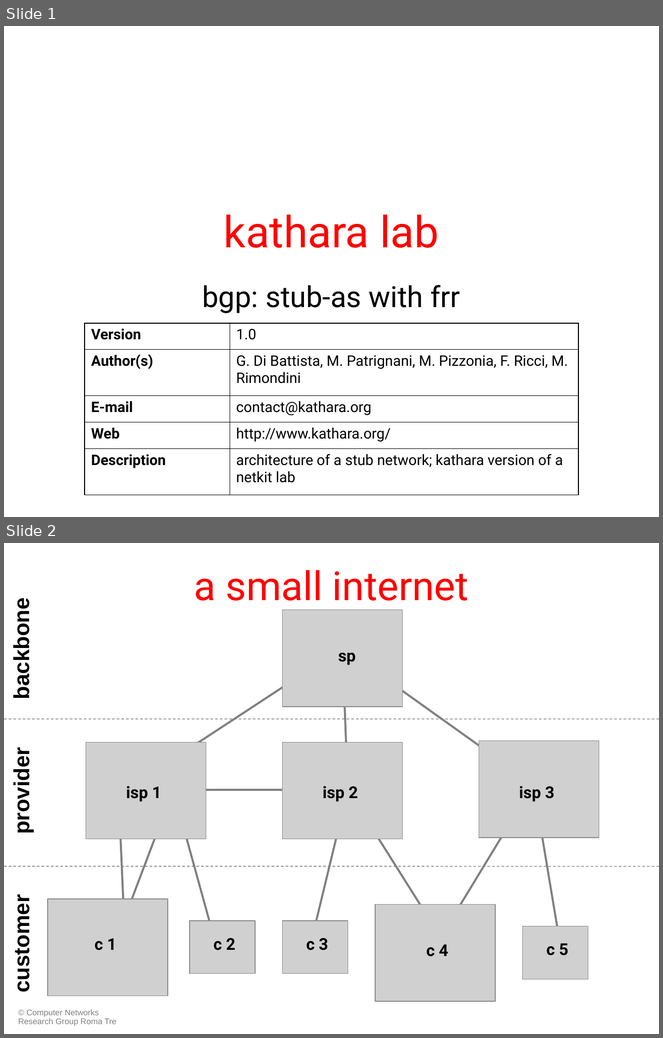
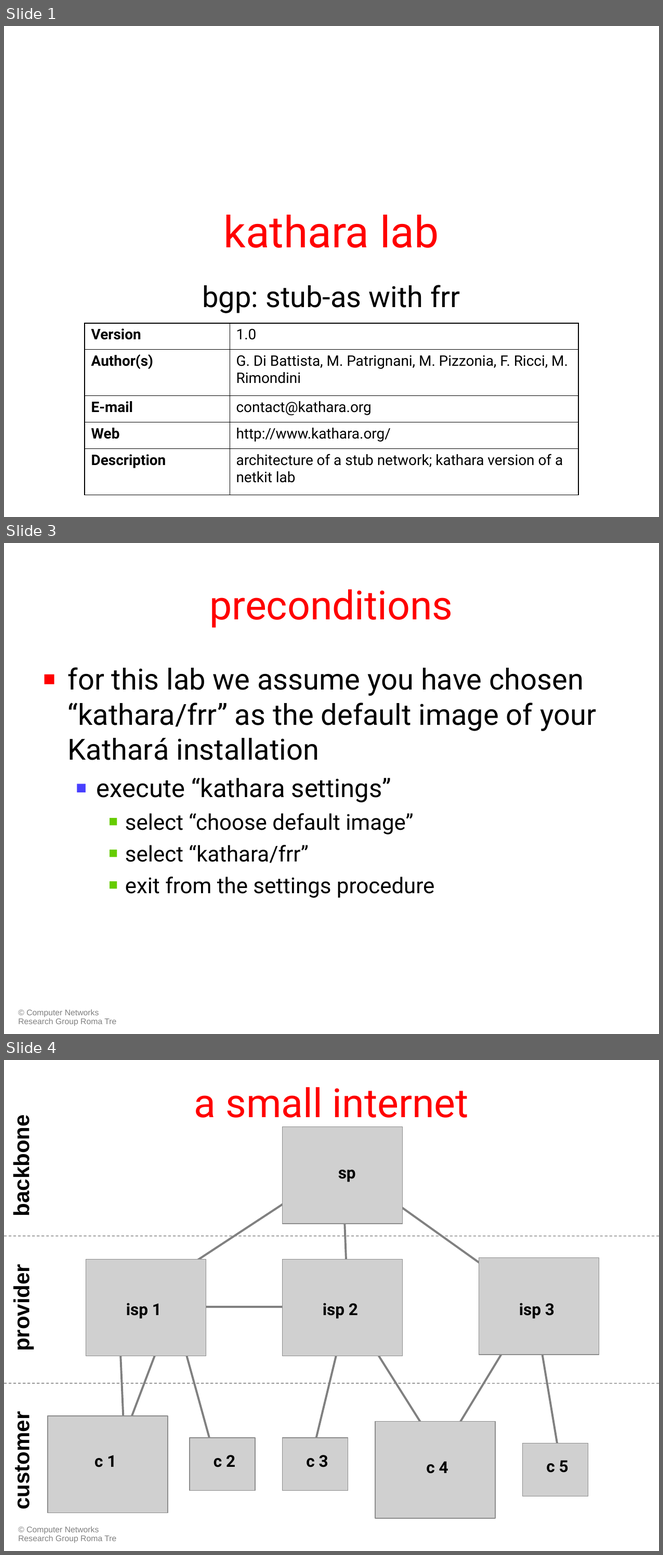
Before and after one commit to KatharaFramework/Kathara-Labs, a slide deck: Interdomain Routing FRR/BGP Stub AS FRR/044-kathara-lab_bgp-stub-as_frr.ppt. Shown one above the other, each under a label of ours: slides 1 and 2 before the commit, slides 1, 3 and 4 after it; the slides between them are not shown. The pictures are 663x1038 and 663x1555 pixels, drawn with LibreOffice and Linux fonts; fonts in the diff are those of the drawing; grey boxes stand for pictures. Boxes give left, top, right and bottom in pixels: in the first picture for what was removed or moved away, otherwise in the second. Text is boxed around its words. In the diff, an @@ line names an element or a change of style, - is before the commit and + after.

Commit message:
added preconditions slide

```diff
--- a/Interdomain Routing FRR/BGP Stub AS FRR/044-kathara-lab_bgp-stub-as_frr.ppt
+++ b/Interdomain Routing FRR/BGP Stub AS FRR/044-kathara-lab_bgp-stub-as_frr.ppt
@@ slide 3 added at [4,543,659,1034], background #FFFFFF; not listed: 1 template element that a slide beside it also shows @@
@@ title added at [210,589,453,628], 44 pt, text #FF0000 @@
+preconditions
@@ text added at [68,667,596,898], 32 pt, text #000000 @@
+■ for this lab we assume you have chosen “kathara/frr” as the default image of your Kathará installation
+  ■ execute “kathara settings”
+    ■ select “choose default image”
+    ■ select “kathara/frr”
+    ■ exit from the settings procedure
@@ what was slide 2 is now slide 4 @@
```
Also in this commit, not shown: 1 other slide added, 1 other file.
